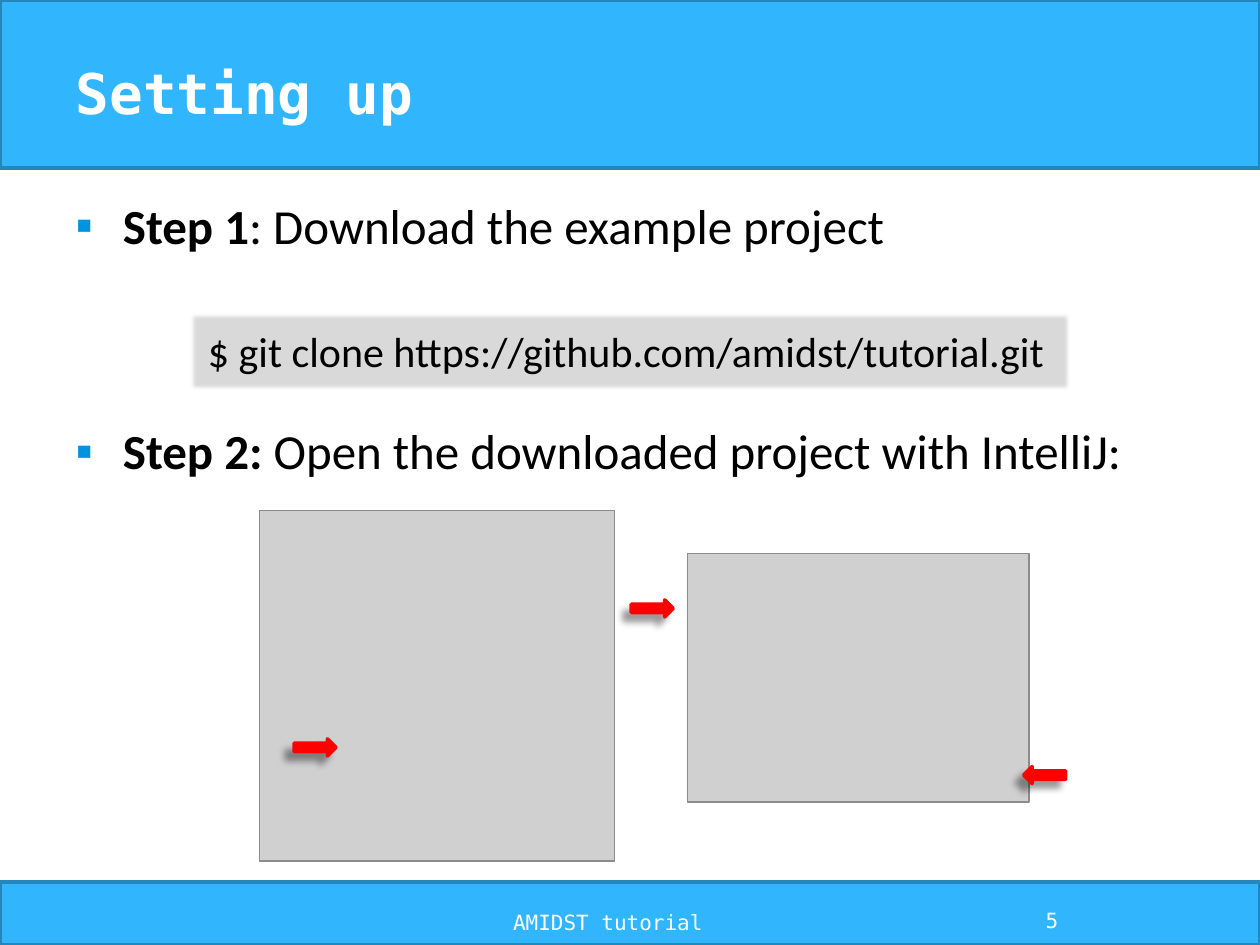
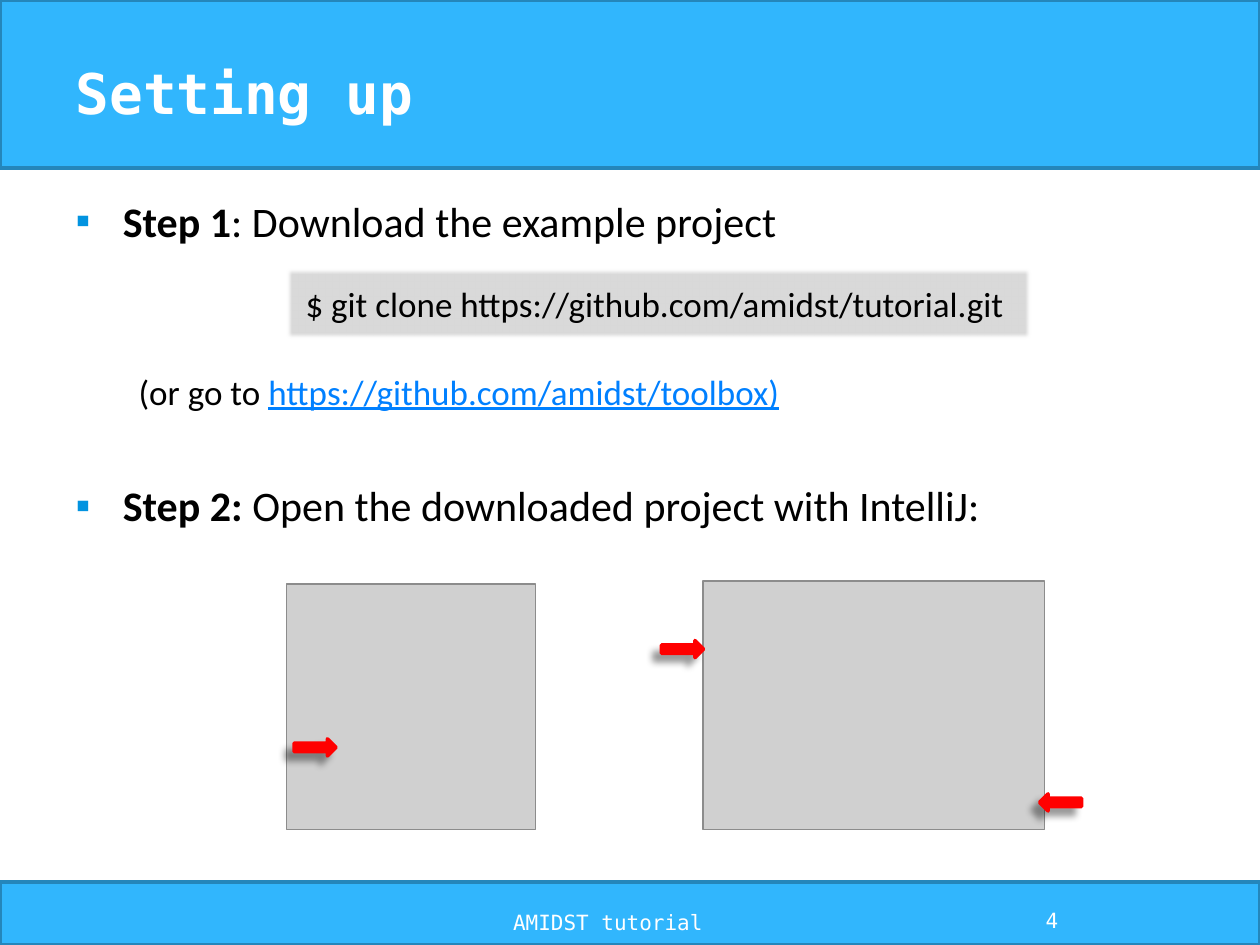
Before and after one commit to amidst/tutorial, a slide deck: slide 4 of doc/slides/AMIDST_slides.pptx (slide 5 before the commit). Drawn at 1260x945 pixels with LibreOffice and Linux fonts; fonts in the diff are those of the drawing; grey boxes stand for pictures; background and template pictures are left out. Boxes give left, top, right and bottom in pixels: in the first picture for what was removed or moved away, otherwise in the second. Text is boxed around its words. In the diff, an @@ line names an element or a change of style, - is before the commit and + after.

Commit message:
changes in slides

```diff
--- a/doc/slides/AMIDST_slides.pptx
+++ b/doc/slides/AMIDST_slides.pptx
@@ text at (123,207,979,529): size 28 to 24 pt in "Step 1: Download the example project", "Step 2: Open the downloaded project with ..." @@
@@ rectangle "$ git clone https://github.com/amidst/tutorial.git": place and size @@
-rectangle "$ git clone https://github.com/amidst/tutorial.git" at (188,311,1071,392)
+rectangle "$ git clone https://github.com/amidst/tutorial.git" at (286,267,1032,340)
@@ rectangle "$ git clone https://github.com/amidst/tutorial.git" at (286,267,1032,340): size 24 to 20 pt @@
@@ text at (139,379,779,411): paragraph added @@
+  (or go to https://github.com/amidst/toolbox)
@@ picture: place and size @@
-picture at (260,510,615,861)
+picture at (287,585,536,830)
@@ picture: place and size @@
-picture at (687,554,1028,803)
+picture at (703,581,1045,829)
@@ right arrow: place and size @@
-right arrow at (631,600,673,617)
+right arrow at (662,640,703,658)
@@ right arrow: place and size @@
-right arrow at (1023,766,1065,784)
+right arrow at (1040,794,1081,811)
@@ page number at (1046,912,1059,928): text changed @@
-5
+4
```
Also in this commit, not shown: 3 other files.
